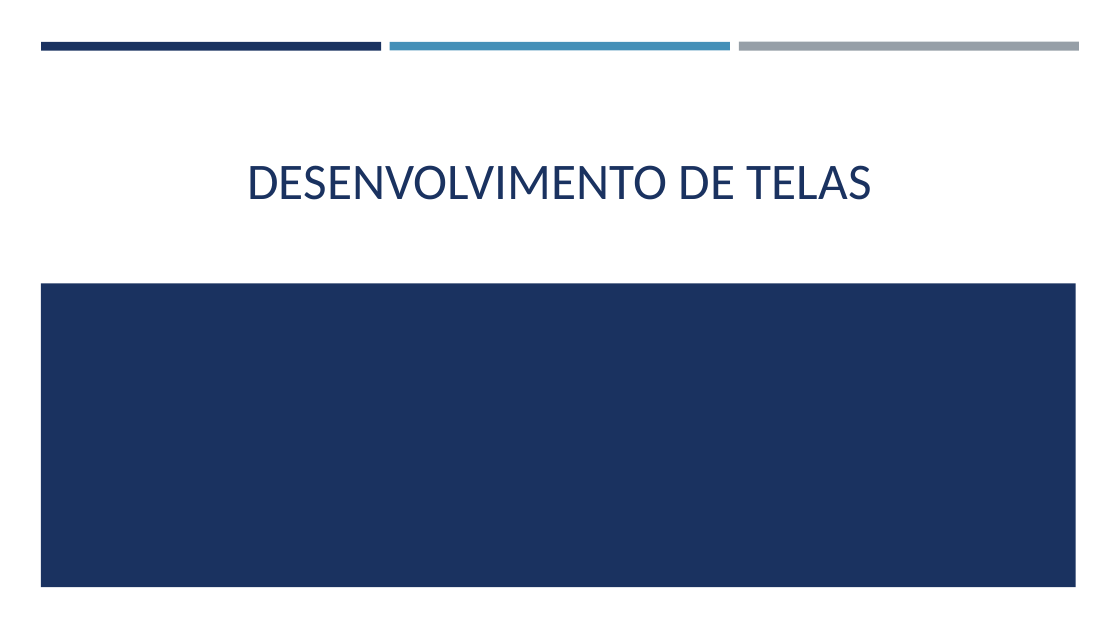
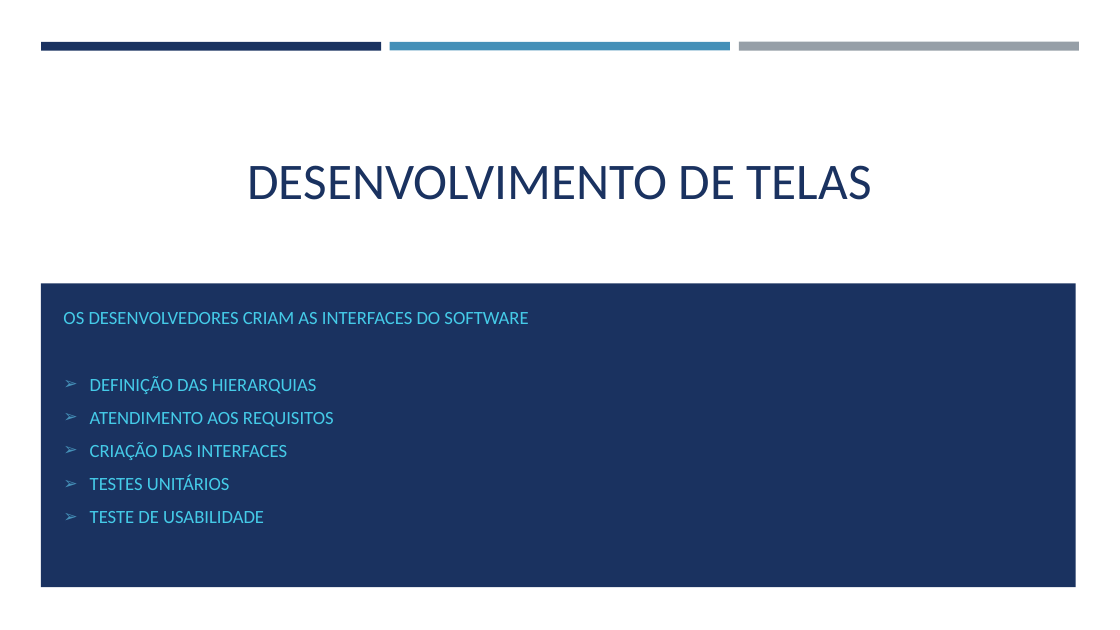
Before and after one commit to Devluisgsouza/Callme_App, a slide deck: slide 7 of Callme/PIM/Pim 3 – unip são josé dos campos.pptx. Drawn at 1120x630 pixels with LibreOffice and Linux fonts; fonts in the diff are those of the drawing. Boxes give left, top, right and bottom in pixels: in the first picture for what was removed or moved away, otherwise in the second. Text is boxed around its words. In the diff, an @@ line names an element or a change of style, - is before the commit and + after.

```diff
--- a/Callme/PIM/Pim 3 – unip são josé dos campos.pptx
+++ b/Callme/PIM/Pim 3 – unip são josé dos campos.pptx
@@ subtitle added at [63, 312, 528, 523], 16 pt, text #45CBE8 @@
+OS DESENVOLVEDORES CRIAM AS INTERFACES DO SOFTWARE
+➢ DEFINIÇÃO DAS HIERARQUIAS
+➢ ATENDIMENTO AOS REQUISITOS
+➢ CRIAÇÃO DAS INTERFACES
+➢ TESTES UNITÁRIOS
+➢ TESTE DE USABILIDADE
```
Also in this commit, not shown: 7 other slides changed, 1 other file.
